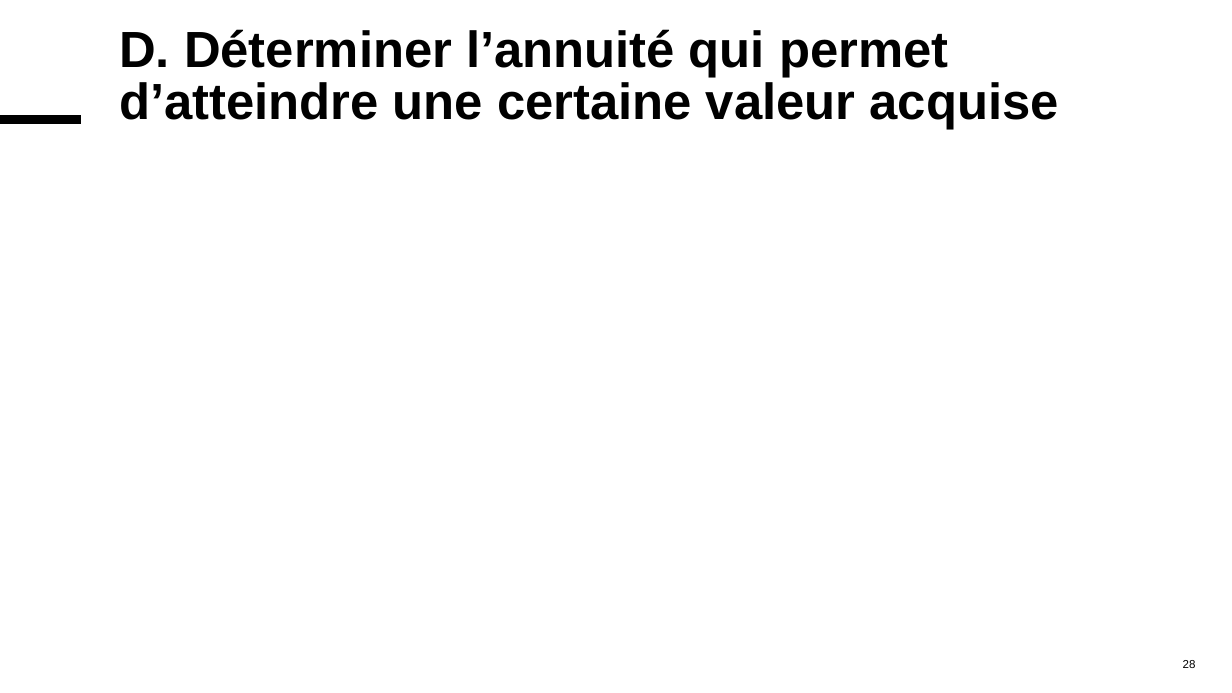
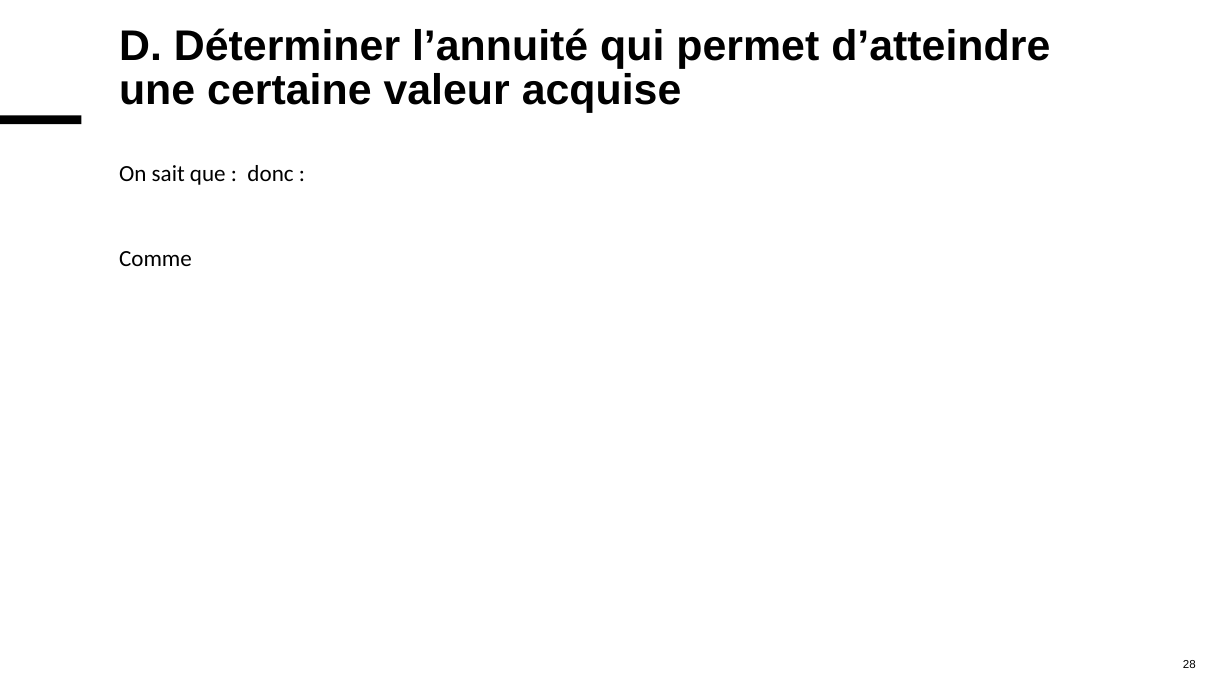
Before and after one commit to MaxMontouro/BUT_Info, a slide deck: slide 28 of Annee2/S4/R4_D_09_maths_gestion/CHP1/chap1.pptx. Drawn at 1232x693 pixels with LibreOffice and Linux fonts; fonts in the diff are those of the drawing; grey boxes stand for pictures. Boxes give left, top, right and bottom in pixels: in the first picture for what was removed or moved away, otherwise in the second. Text is boxed around its words. In the diff, an @@ line names an element or a change of style, - is before the commit and + after.

```diff
--- a/Annee2/S4/R4_D_09_maths_gestion/CHP1/chap1.pptx
+++ b/Annee2/S4/R4_D_09_maths_gestion/CHP1/chap1.pptx
@@ title "D. Déterminer l’annuité qui permet ..." at (119,28,1050,113): size 39.6 to 33.4 pt @@
@@ text added at (119,165,293,266), 18 pt, text #000000 @@
+On sait que : donc :
+Comme
```
Also in this commit, not shown: 18 other slides changed, 4 slides added, 4 slides removed, 3 other files.
